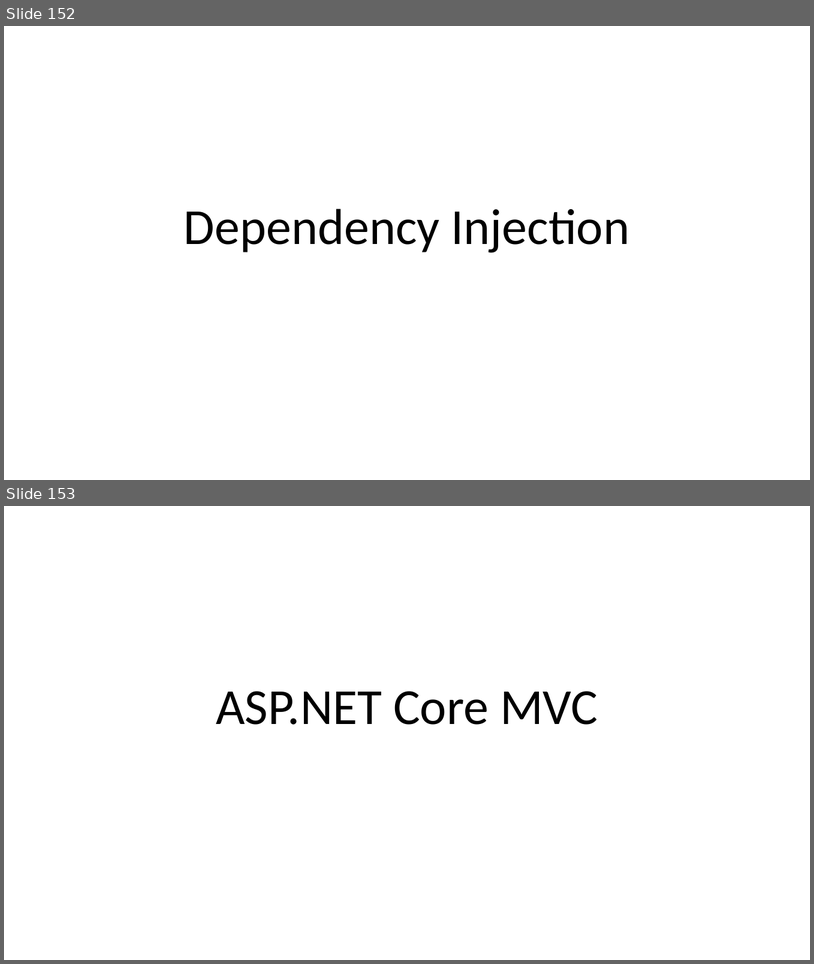
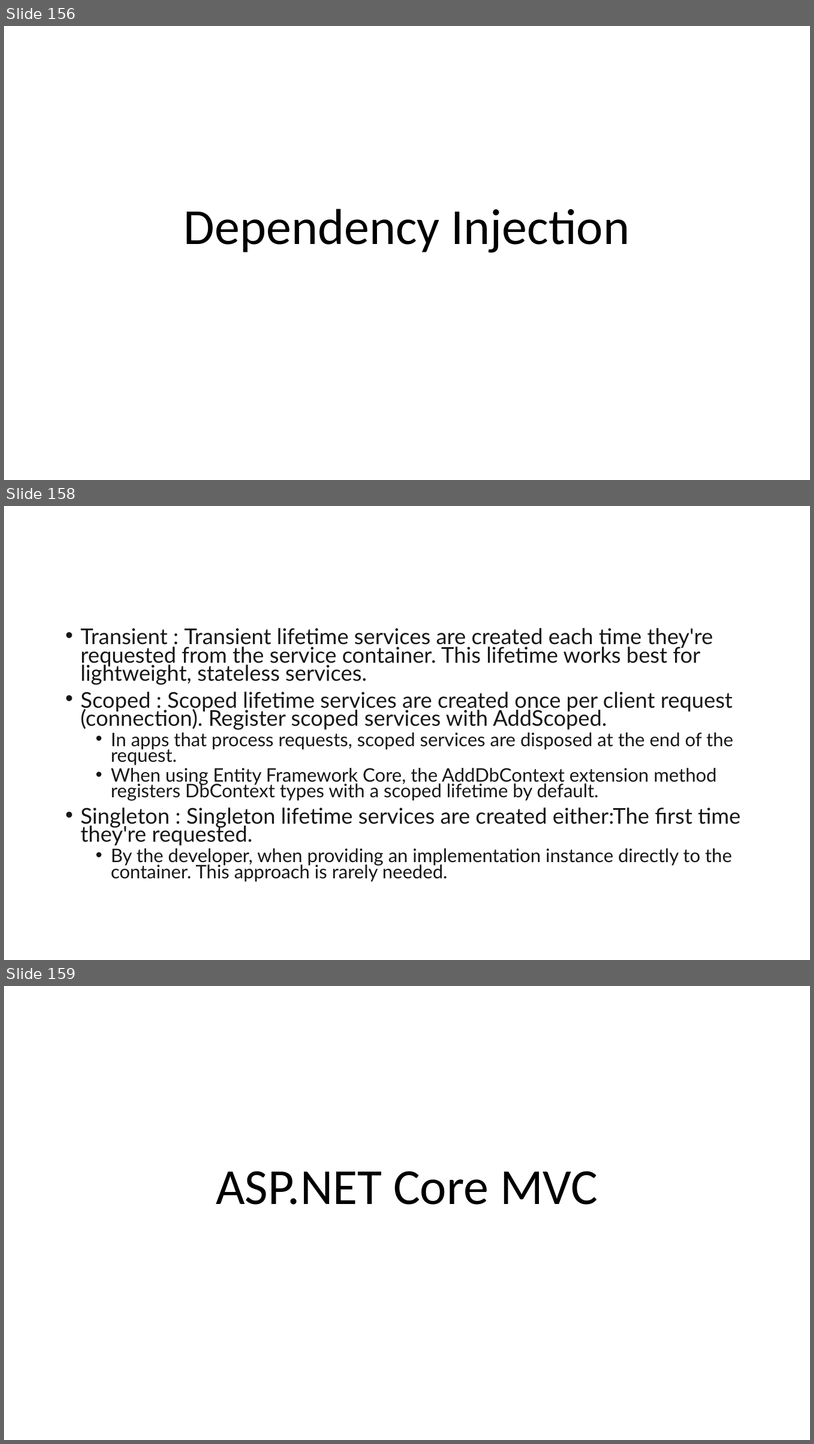
Before and after one commit to guillaume-chervet/course.dotnet, a slide deck: documentations/dotnet.pptx. Shown one above the other, each under a label of ours: slides 152 and 153 before the commit, slides 156, 158 and 159 after it; the slides between them are not shown. The pictures are 814x964 and 814x1444 pixels, drawn with LibreOffice and Linux fonts; fonts in the diff are those of the drawing. Boxes give left, top, right and bottom in pixels: in the first picture for what was removed or moved away, otherwise in the second. Text is boxed around its words. In the diff, an @@ line names an element or a change of style, - is before the commit and + after.

```diff
--- a/documentations/dotnet.pptx
+++ b/documentations/dotnet.pptx
@@ slide 158 added at [4,506,810,960], background #FFFFFF @@
@@ text added at [81,628,741,881], 25.9 pt, text #171717 @@
+• Transient : Transient lifetime services are created each time they're requested from the service container. This lifetime works best for lightweight, stateless services.
+• Scoped : Scoped lifetime services are created once per client request (connection). Register scoped services with AddScoped.
+  • In apps that process requests, scoped services are disposed at the end of the request.
+  • When using Entity Framework Core, the AddDbContext extension method registers DbContext types with a scoped lifetime by default.
+• Singleton : Singleton lifetime services are created either:The first time they're requested.
+  • By the developer, when providing an implementation instance directly to the container. This approach is rarely needed.
@@ what was slide 152 is now slide 156 @@
@@ what was slide 153 is now slide 159 @@
```
Also in this commit, not shown: 1 slide changed, 5 other slides added.
